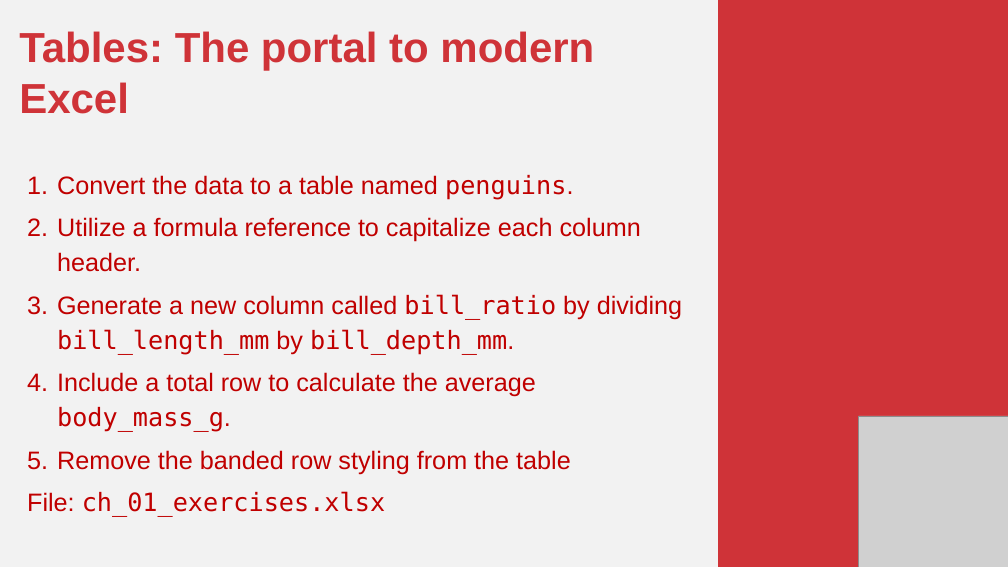
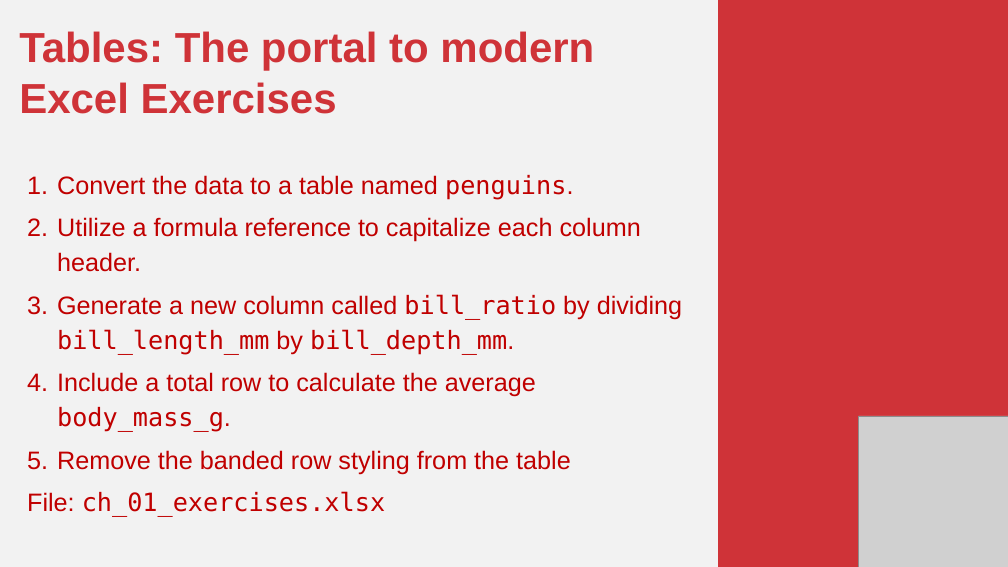
Before and after one commit to stringfestdata/gxls-mdae, a slide deck: slide 1 of mdae-exercises-by-chapter.pptx. Drawn at 1008x567 pixels with LibreOffice and Linux fonts; fonts in the diff are those of the drawing; grey boxes stand for pictures. Boxes give left, top, right and bottom in pixels: in the first picture for what was removed or moved away, otherwise in the second. Text is boxed around its words. In the diff, an @@ line names an element or a change of style, - is before the commit and + after.

```diff
--- a/mdae-exercises-by-chapter.pptx
+++ b/mdae-exercises-by-chapter.pptx
@@ text at (x1=19, y1=31, x2=594, y2=114): text changed @@
-Tables: The portal to modern Excel
+Tables: The portal to modern Excel Exercises
```
Also in this commit, not shown: 1 other file.
